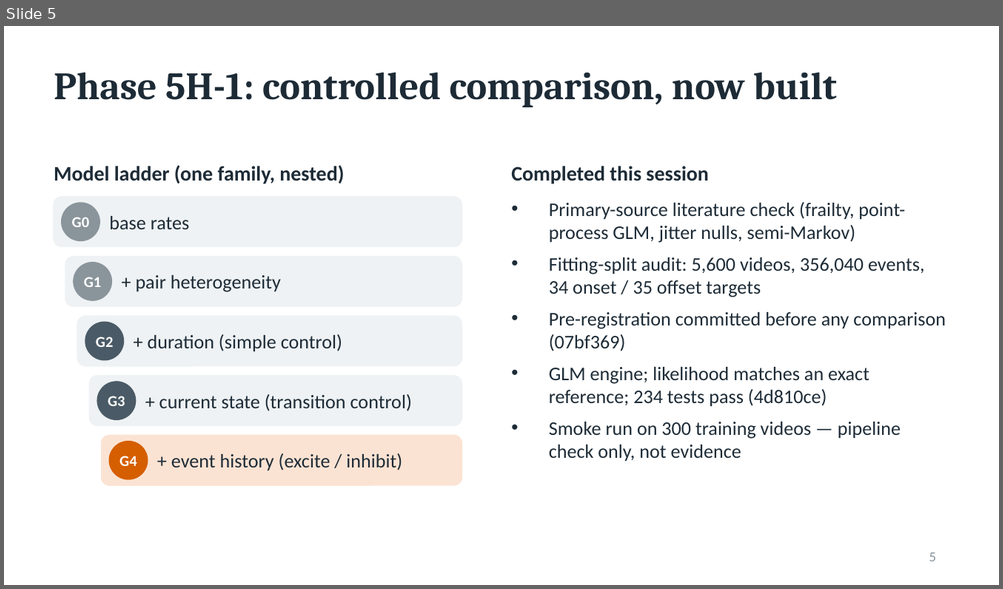
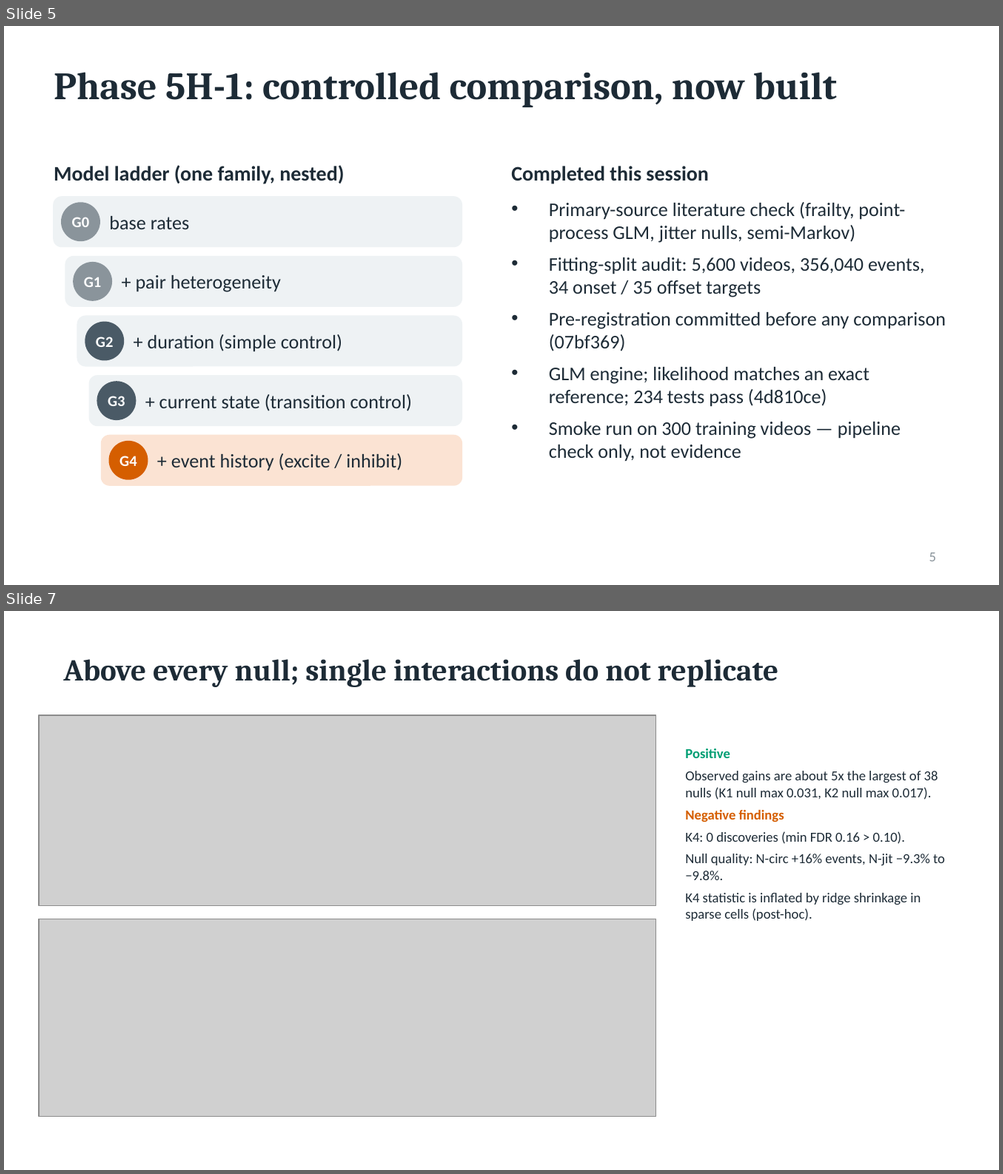
Before and after one commit to dhirenv-21/TAROG, a slide deck: results/phase5h1/showcase/phase5h1_supervisor_update.pptx. Shown one above the other, each under a label of ours: slide 5 before the commit, slides 5 and 7 after it; the slides between them are not shown. The pictures are 1003x589 and 1003x1174 pixels, drawn with LibreOffice and Linux fonts; fonts in the diff are those of the drawing; grey boxes stand for pictures. Boxes give left, top, right and bottom in pixels: in the first picture for what was removed or moved away, otherwise in the second. Text is boxed around its words. In the diff, an @@ line names an element or a change of style, - is before the commit and + after.

```diff
--- a/results/phase5h1/showcase/phase5h1_supervisor_update.pptx
+++ b/results/phase5h1/showcase/phase5h1_supervisor_update.pptx
@@ slide 7 added at [4, 611, 999, 1170], background #FFFFFF @@
@@ text added at [63, 659, 778, 687], 22 pt, text #1D2B36, bold @@
+Above every null; single interactions do not replicate
@@ picture added at [39, 715, 655, 906] @@
@@ text added at [685, 749, 945, 921], 10 pt, text #1D2B36 @@
+Positive
+Observed gains are about 5x the largest of 38 nulls (K1 null max 0.031, K2 null max 0.017).
+Negative findings
+K4: 0 discoveries (min FDR 0.16 > 0.10).
+Null quality: N-circ +16% events, N-jit −9.3% to −9.8%.
+K4 statistic is inflated by ridge shrinkage in sparse cells (post-hoc).
@@ picture added at [39, 920, 655, 1117] @@
```
Also in this commit, not shown: 3 other slides added, 1 slide removed, 29 other files.
